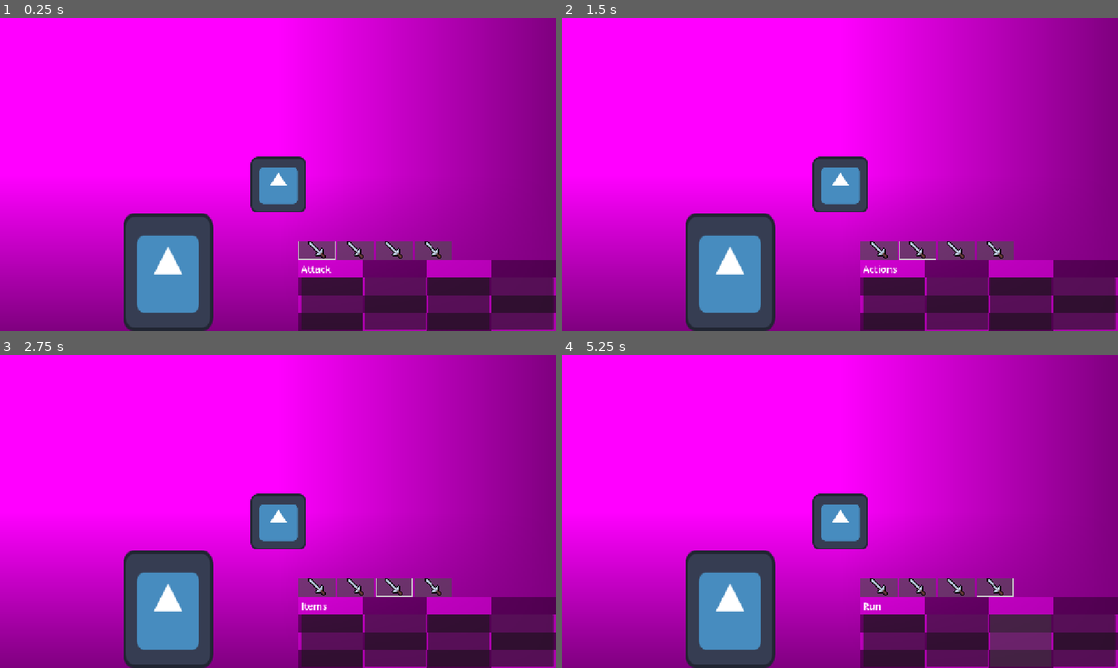
Above: before the commit, frames 1-4 (two rows, left to right).
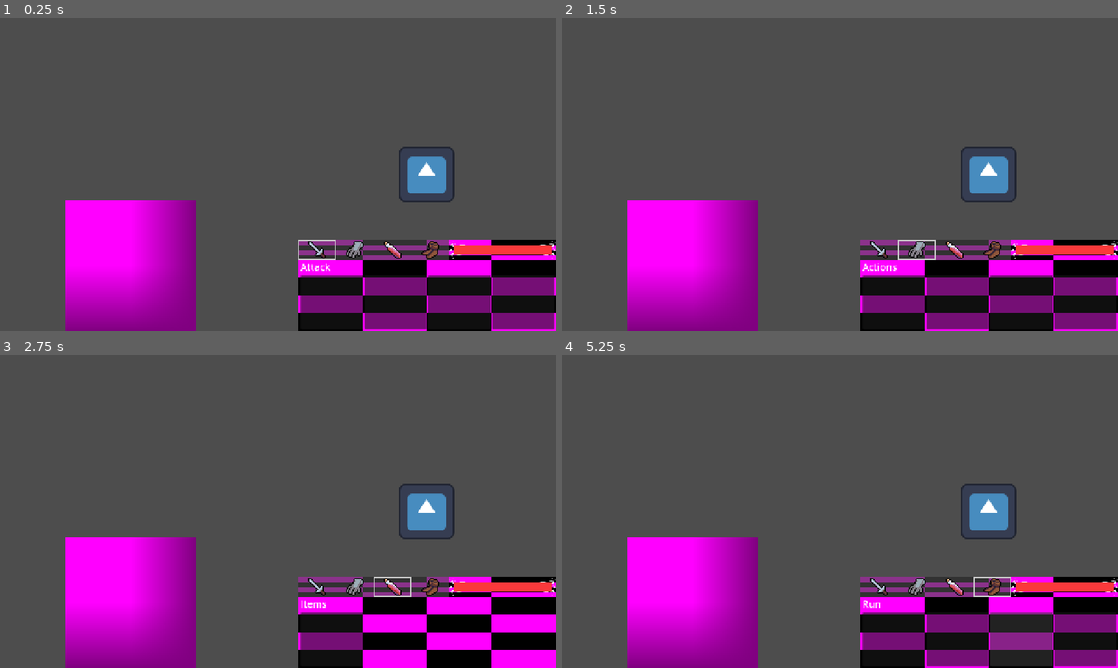
Above: after the commit, the same moments.

Repository: Akiostentar/80-Days-to-Ashes
Game: Godot game, scene res://Scenes/enemy_encounter.tscn
Two runs of this game, one before a commit and one after it. Both use one fixed random seed, a clock stepped at 60 frames per second and the inputs below. This scene is started directly instead of the project's main scene. The engine's default icon, where the game draws it, is replaced by a stand-in: a white triangle on a blue panel in a dark square.
Inputs (mouse positions are in pixels of both pictures, inside the frame that each line leads up to; where the layout moved, square brackets give the same spot in the first picture):
- Up to frame 1 (0.25 s): no input
- Up to frame 2 (1.5 s): click (878, 249) at 0.5 s; click (917, 249) at 1.25 s
- Up to frame 3 (2.75 s): click (394, 586) at 2 s
- Up to frame 4 (5.25 s): click (990, 586) [995, 586] at 2.75 s; click (895, 639) at 3.5 s; click (956, 639) at 4.25 s; click (1023, 639) [1017, 639] at 5 s

The runs differ from the first frame. In frame 1, 97% of the frame differs, in the area x 0-100%, y 0-100%; in frame 2, 97%; in frame 3, 97%; in frame 4, 97%.

Commit message:
feat: add item sheet, add more item data, and add hp bar to UI
also resized the UI again

Diff:
--- /dev/null
+++ b/Items/Consumables/hppot1.tres
@@ -0,0 +1,17 @@
+[gd_resource type="Resource" script_class="ConsumableItemData" format=3 uid="uid://cmurdsouwxcpk"]
+
+[ext_resource type="Script" uid="uid://ti6t00nufdxm" path="res://Scripts/Items/consumable_item_data.gd" id="1_k6lj1"]
+[ext_resource type="Texture2D" uid="uid://b414vhytoh7lr" path="res://Assets/Item_Sheet1.png" id="1_n6n46"]
+
+[sub_resource type="AtlasTexture" id="AtlasTexture_d8qwt"]
+atlas = ExtResource("1_n6n46")
+region = Rect2(0, 0, 16, 16)
+
+[resource]
+script = ExtResource("1_k6lj1")
+min_heal_amount = 10
+max_heal_amount = 20
+display_name = "Vial of Health"
+max_stack_size = 5
+icon = SubResource("AtlasTexture_d8qwt")
+metadata/_custom_type_script = "uid://ti6t00nufdxm"
--- a/Items/Weapons/sword1.tres
+++ b/Items/Weapons/sword1.tres
@@ -1,7 +1,13 @@
-[gd_resource type="Resource" script_class="ItemData" format=3 uid="uid://dxllpsmsmjl4p"]
+[gd_resource type="Resource" script_class="WeaponItemData" format=3 uid="uid://dxllpsmsmjl4p"]
 
-[ext_resource type="Script" uid="uid://dcl6g3t1p82w" path="res://Scripts/Items/item_data.gd" id="1_oess2"]
+[ext_resource type="Script" uid="uid://baa1jp5pom3kf" path="res://Scripts/Items/weapon_item_data.gd" id="1_oess2"]
+[ext_resource type="Texture2D" uid="uid://b414vhytoh7lr" path="res://Assets/Item_Sheet1.png" id="1_os1mg"]
+
+[sub_resource type="AtlasTexture" id="AtlasTexture_os1mg"]
+atlas = ExtResource("1_os1mg")
+region = Rect2(64, 48, 16, 16)
 
 [resource]
 script = ExtResource("1_oess2")
+icon = SubResource("AtlasTexture_os1mg")
 metadata/_custom_type_script = "uid://dcl6g3t1p82w"
--- a/Scenes/BattleUI.tscn
+++ b/Scenes/BattleUI.tscn
@@ -1,7 +1,15 @@
 [gd_scene format=3 uid="uid://b4jddjl6komah"]
 
 [ext_resource type="Script" uid="uid://d2abtlti7nc4m" path="res://Scripts/battle_ui.gd" id="1_gl3jw"]
-[ext_resource type="Texture2D" uid="uid://dd5b18niucxde" path="res://Assets/Item__00.png" id="2_d8qwt"]
+[ext_resource type="Texture2D" uid="uid://b414vhytoh7lr" path="res://Assets/Item_Sheet1.png" id="2_d8qwt"]
+[ext_resource type="Texture2D" uid="uid://uu55eodfkvwk" path="res://Assets/ProgressBars/Under.png" id="3_f6fb8"]
+[ext_resource type="Texture2D" uid="uid://c6uo6k0agyaty" path="res://Assets/ProgressBars/Progress.png" id="4_sbkf8"]
+[ext_resource type="Texture2D" uid="uid://dr2maq2e2e7sk" path="res://Assets/ProgressBars/Outline.png" id="5_sbkf8"]
+
+[sub_resource type="PlaceholderTexture2D" id="PlaceholderTexture2D_okhu5"]
+
+[sub_resource type="StyleBoxTexture" id="StyleBoxTexture_ltp5q"]
+texture = SubResource("PlaceholderTexture2D_okhu5")
 
 [sub_resource type="StyleBoxFlat" id="StyleBoxFlat_sbkf8"]
 bg_color = Color(0.3019608, 0.3019608, 0.3019608, 0.6509804)
@@ -27,10 +35,34 @@
 
 [sub_resource type="ButtonGroup" id="ButtonGroup_vxmu1"]
 
-[sub_resource type="PlaceholderTexture2D" id="PlaceholderTexture2D_qeq5k"]
+[sub_resource type="AtlasTexture" id="AtlasTexture_d8qwt"]
+atlas = ExtResource("2_d8qwt")
+region = Rect2(0, 0, 16, 16)
+
+[sub_resource type="AtlasTexture" id="AtlasTexture_205fa"]
+atlas = ExtResource("2_d8qwt")
+region = Rect2(112, 112, 16, 16)
+
+[sub_resource type="AtlasTexture" id="AtlasTexture_f6fb8"]
+atlas = ExtResource("2_d8qwt")
+region = Rect2(80, 48, 16, 16)
+
+[sub_resource type="AtlasTexture" id="AtlasTexture_7yjd7"]
+atlas = ExtResource("2_d8qwt")
+region = Rect2(48, 96, 16, 16)
+
+[sub_resource type="PlaceholderTexture2D" id="PlaceholderTexture2D_ltp5q"]
+
+[sub_resource type="StyleBoxTexture" id="StyleBoxTexture_qeq5k"]
+texture = SubResource("PlaceholderTexture2D_ltp5q")
 
 [sub_resource type="LabelSettings" id="LabelSettings_qeq5k"]
 font_size = 22
+
+[sub_resource type="StyleBoxEmpty" id="StyleBoxEmpty_vxmu1"]
+
+[sub_resource type="Theme" id="Theme_d8qwt"]
+HScrollBar/styles/scroll = SubResource("StyleBoxEmpty_vxmu1")
 
 [node name="Battle UI" type="Control" unique_id=397725992]
 texture_filter = 1
@@ -45,126 +77,159 @@
 grow_vertical = 2
 script = ExtResource("1_gl3jw")
 
-[node name="Buttons" type="VBoxContainer" parent="." unique_id=263720134]
-texture_filter = 1
+[node name="Category Menu" type="Panel" parent="." unique_id=1442233848]
 layout_mode = 1
 anchors_preset = -1
-anchor_right = 0.595
+anchor_top = -0.0050000004
+anchor_right = 1.0
 anchor_bottom = 0.216
-offset_right = 0.16497803
-offset_bottom = -0.03200531
+offset_top = 0.04000008
+offset_bottom = 0.071998596
+theme_override_styles/panel = SubResource("StyleBoxTexture_ltp5q")
+
+[node name="HBoxContainer" type="HBoxContainer" parent="Category Menu" unique_id=946987777]
+layout_mode = 0
+offset_right = 346.0
+offset_bottom = 46.0
+size_flags_vertical = 3
+theme_override_constants/separation = 1
+
+[node name="Attack" type="Button" parent="Category Menu/HBoxContainer" unique_id=2039991748]
+layout_mode = 2
+size_flags_horizontal = 3
+theme_override_styles/normal = SubResource("StyleBoxFlat_sbkf8")
+theme_override_styles/pressed = SubResource("StyleBoxFlat_6eyfp")
+theme_override_styles/hover = SubResource("StyleBoxFlat_d8qwt")
+toggle_mode = true
+button_pressed = true
+button_group = SubResource("ButtonGroup_vxmu1")
+icon = SubResource("AtlasTexture_d8qwt")
+icon_alignment = 1
+expand_icon = true
+
+[node name="Action" type="Button" parent="Category Menu/HBoxContainer" unique_id=1522666081]
+layout_mode = 2
+size_flags_horizontal = 3
+theme_override_styles/normal = SubResource("StyleBoxFlat_sbkf8")
+theme_override_styles/pressed = SubResource("StyleBoxFlat_6eyfp")
+theme_override_styles/hover = SubResource("StyleBoxFlat_d8qwt")
+toggle_mode = true
+button_group = SubResource("ButtonGroup_vxmu1")
+icon = SubResource("AtlasTexture_205fa")
+icon_alignment = 1
+expand_icon = true
+
+[node name="Items" type="Button" parent="Category Menu/HBoxContainer" unique_id=2008339554]
+layout_mode = 2
+size_flags_horizontal = 3
+theme_override_styles/normal = SubResource("StyleBoxFlat_sbkf8")
+theme_override_styles/pressed = SubResource("StyleBoxFlat_6eyfp")
+theme_override_styles/hover = SubResource("StyleBoxFlat_d8qwt")
+toggle_mode = true
+button_group = SubResource("ButtonGroup_vxmu1")
+icon = SubResource("AtlasTexture_f6fb8")
+icon_alignment = 1
+expand_icon = true
+
+[node name="Run" type="Button" parent="Category Menu/HBoxContainer" unique_id=1032483797]
+layout_mode = 2
+size_flags_horizontal = 3
+theme_override_styles/normal = SubResource("StyleBoxFlat_sbkf8")
+theme_override_styles/pressed = SubResource("StyleBoxFlat_6eyfp")
+theme_override_styles/hover = SubResource("StyleBoxFlat_d8qwt")
+toggle_mode = true
+button_group = SubResource("ButtonGroup_vxmu1")
+icon = SubResource("AtlasTexture_7yjd7")
+icon_alignment = 1
+expand_icon = true
+
+[node name="HP" type="TextureProgressBar" parent="Category Menu" unique_id=1185751861]
+layout_mode = 1
+anchors_preset = 15
+anchor_right = 1.0
+anchor_bottom = 1.0
+offset_left = 358.0
+offset_top = 12.0
+offset_right = -10.0
+offset_bottom = -14.0
 grow_horizontal = 2
-
-[node name="HBoxContainer" type="HBoxContainer" parent="Buttons" unique_id=946987777]
-layout_mode = 2
-size_flags_vertical = 3
-
-[node name="Attack" type="Button" parent="Buttons/HBoxContainer" unique_id=2039991748]
-layout_mode = 2
-size_flags_horizontal = 3
-theme_override_styles/normal = SubResource("StyleBoxFlat_sbkf8")
-theme_override_styles/pressed = SubResource("StyleBoxFlat_6eyfp")
-theme_override_styles/hover = SubResource("StyleBoxFlat_d8qwt")
-toggle_mode = true
-button_pressed = true
-button_group = SubResource("ButtonGroup_vxmu1")
-icon = ExtResource("2_d8qwt")
-icon_alignment = 1
-expand_icon = true
-
-[node name="Action" type="Button" parent="Buttons/HBoxContainer" unique_id=1522666081]
-layout_mode = 2
-size_flags_horizontal = 3
-theme_override_styles/normal = SubResource("StyleBoxFlat_sbkf8")
-theme_override_styles/pressed = SubResource("StyleBoxFlat_6eyfp")
-theme_override_styles/hover = SubResource("StyleBoxFlat_d8qwt")
-toggle_mode = true
-button_group = SubResource("ButtonGroup_vxmu1")
-icon = ExtResource("2_d8qwt")
-icon_alignment = 1
-expand_icon = true
-
-[node name="Items" type="Button" parent="Buttons/HBoxContainer" unique_id=2008339554]
-layout_mode = 2
-size_flags_horizontal = 3
-theme_override_styles/normal = SubResource("StyleBoxFlat_sbkf8")
-theme_override_styles/pressed = SubResource("StyleBoxFlat_6eyfp")
-theme_override_styles/hover = SubResource("StyleBoxFlat_d8qwt")
-toggle_mode = true
-button_group = SubResource("ButtonGroup_vxmu1")
-icon = ExtResource("2_d8qwt")
-icon_alignment = 1
-expand_icon = true
-
-[node name="Run" type="Button" parent="Buttons/HBoxContainer" unique_id=1032483797]
-layout_mode = 2
-size_flags_horizontal = 3
-theme_override_styles/normal = SubResource("StyleBoxFlat_sbkf8")
-theme_override_styles/pressed = SubResource("StyleBoxFlat_6eyfp")
-theme_override_styles/hover = SubResource("StyleBoxFlat_d8qwt")
-toggle_mode = true
-button_group = SubResource("ButtonGroup_vxmu1")
-icon = ExtResource("2_d8qwt")
-icon_alignment = 1
-expand_icon = true
-
-[node name="Menu" type="VBoxContainer" parent="." unique_id=748146107]
-texture_filter = 1
+grow_vertical = 2
+value = 100.0
+texture_under = ExtResource("3_f6fb8")
+texture_progress = ExtResource("4_sbkf8")
+tint_progress = Color(0.98039216, 0.22352941, 0.23137255, 1)
+
+[node name="Sprite2D" type="Sprite2D" parent="Category Menu/HP" unique_id=1665209287]
+position = Vector2(112, 10)
+scale = Vector2(0.2565658, 0.48571387)
+texture = ExtResource("5_sbkf8")
+
+[node name="Action Menu" type="Panel" parent="." unique_id=76322116]
 layout_mode = 1
 anchors_preset = -1
 anchor_top = 0.21800001
 anchor_right = 1.0
-anchor_bottom = 1.0
-offset_top = 0.039993286
-offset_bottom = 1.0000305
+anchor_bottom = 1.0020001
+offset_top = 0.039970398
+offset_bottom = -0.032043457
+size_flags_vertical = 3
+theme_override_styles/panel = SubResource("StyleBoxTexture_qeq5k")
+
+[node name="Menu" type="VBoxContainer" parent="Action Menu" unique_id=682224449]
+texture_filter = 1
+layout_mode = 1
+anchors_preset = -1
+anchor_left = 0.008
+anchor_right = 0.99300003
+anchor_bottom = 0.97300005
+offset_left = 0.25599957
+offset_top = -0.38397217
+offset_right = 0.15100098
+offset_bottom = 0.01701355
 grow_horizontal = 2
-
-[node name="TextureRect" type="TextureRect" parent="Menu" unique_id=718102146]
-modulate = Color(1, 1, 1, 0.37254903)
-layout_mode = 2
-size_flags_vertical = 3
-texture = SubResource("PlaceholderTexture2D_qeq5k")
-
-[node name="Buttons2" type="VBoxContainer" parent="." unique_id=682224449]
-texture_filter = 1
-layout_mode = 1
-anchors_preset = -1
-anchor_left = 0.009000001
-anchor_top = 0.23700002
-anchor_right = 0.99000007
-anchor_bottom = 0.98700005
-offset_left = 0.47999954
-offset_top = 0.35998535
-offset_right = -0.20007324
-offset_bottom = 0.35998535
-grow_horizontal = 2
-
-[node name="Label" type="Label" parent="Buttons2" unique_id=1005315701]
+alignment = 1
+
+[node name="Label" type="Label" parent="Action Menu/Menu" unique_id=1005315701]
 layout_mode = 2
 text = "Text Here"
 label_settings = SubResource("LabelSettings_qeq5k")
 
-[node name="HBoxContainer" type="HBoxContainer" parent="Buttons2" unique_id=1131993112]
-layout_mode = 2
-size_flags_vertical = 3
-
-[node name="Option1" type="Button" parent="Buttons2/HBoxContainer" unique_id=2092457070]
-layout_mode = 2
-size_flags_horizontal = 3
-
-[node name="Option2" type="Button" parent="Buttons2/HBoxContainer" unique_id=1088923062]
-layout_mode = 2
-size_flags_horizontal = 3
-
-[node name="Option3" type="Button" parent="Buttons2/HBoxContainer" unique_id=1020849767]
-layout_mode = 2
-size_flags_horizontal = 3
-
-[node name="Option4" type="Button" parent="Buttons2/HBoxContainer" unique_id=963973548]
-layout_mode = 2
-size_flags_horizontal = 3
-
-[connection signal="pressed" from="Buttons/HBoxContainer/Attack" to="." method="_on_attack_pressed"]
-[connection signal="pressed" from="Buttons/HBoxContainer/Action" to="." method="_on_action_pressed"]
-[connection signal="pressed" from="Buttons/HBoxContainer/Items" to="." method="_on_items_pressed"]
-[connection signal="pressed" from="Buttons/HBoxContainer/Run" to="." method="_on_run_pressed"]
+[node name="Actions" type="HBoxContainer" parent="Action Menu/Menu" unique_id=1131993112]
+visible = false
+layout_mode = 2
+size_flags_vertical = 3
+
+[node name="Option1" type="Button" parent="Action Menu/Menu/Actions" unique_id=2092457070]
+layout_mode = 2
+size_flags_horizontal = 3
+
+[node name="Option2" type="Button" parent="Action Menu/Menu/Actions" unique_id=1088923062]
+layout_mode = 2
+size_flags_horizontal = 3
+
+[node name="Option3" type="Button" parent="Action Menu/Menu/Actions" unique_id=1020849767]
+layout_mode = 2
+size_flags_horizontal = 3
+
+[node name="Option4" type="Button" parent="Action Menu/Menu/Actions" unique_id=963973548]
+layout_mode = 2
+size_flags_horizontal = 3
+
+[node name="Inventory" type="ScrollContainer" parent="Action Menu/Menu" unique_id=585508941]
+layout_mode = 2
+size_flags_vertical = 3
+theme = SubResource("Theme_d8qwt")
+
+[node name="HBoxContainer" type="HBoxContainer" parent="Action Menu/Menu/Inventory" unique_id=18258318]
+layout_mode = 2
+size_flags_horizontal = 3
+size_flags_vertical = 3
+
+[node name="Option1" type="Button" parent="Action Menu/Menu/Inventory/HBoxContainer" unique_id=1298074461]
+custom_minimum_size = Vector2(143, 0)
+layout_mode = 2
+
+[connection signal="pressed" from="Category Menu/HBoxContainer/Attack" to="." method="_on_attack_pressed"]
+[connection signal="pressed" from="Category Menu/HBoxContainer/Action" to="." method="_on_action_pressed"]
+[connection signal="pressed" from="Category Menu/HBoxContainer/Items" to="." method="_on_items_pressed"]
+[connection signal="pressed" from="Category Menu/HBoxContainer/Run" to="." method="_on_run_pressed"]
--- a/Scenes/Player.tscn
+++ b/Scenes/Player.tscn
@@ -1,7 +1,8 @@
 [gd_scene format=3 uid="uid://c0gkatg2ko3jo"]
 
 [ext_resource type="Script" uid="uid://db4jbcndm7xwu" path="res://Scripts/player.gd" id="1_kyqiw"]
-[ext_resource type="Texture2D" uid="uid://dm47f72q5wi5i" path="res://icon.svg" id="1_rpqav"]
+
+[sub_resource type="PlaceholderTexture2D" id="PlaceholderTexture2D_sbkf8"]
 
 [sub_resource type="SpriteFrames" id="SpriteFrames_qeq5k"]
 
@@ -9,8 +10,8 @@
 script = ExtResource("1_kyqiw")
 
 [node name="Sprite2D" type="Sprite2D" parent="." unique_id=1470833685]
-scale = Vector2(1.625, 2.125)
-texture = ExtResource("1_rpqav")
+scale = Vector2(300, 300)
+texture = SubResource("PlaceholderTexture2D_sbkf8")
 
 [node name="AnimatedSprite2D" type="AnimatedSprite2D" parent="." unique_id=630340990]
 sprite_frames = SubResource("SpriteFrames_qeq5k")
--- a/Scenes/enemy_encounter.tscn
+++ b/Scenes/enemy_encounter.tscn
@@ -14,6 +14,7 @@
 enemy = NodePath("Enemy placement/Goblin")
 
 [node name="Sprite2D" type="Sprite2D" parent="." unique_id=1459453531]
+visible = false
 position = Vector2(639.74994, 360.00006)
 scale = Vector2(1280.4999, 720.00006)
 texture = SubResource("PlaceholderTexture2D_qeq5k")
@@ -28,10 +29,10 @@
 position = Vector2(77.49997, 0)
 
 [node name="Goblin" parent="Enemy placement" unique_id=1652504916 instance=ExtResource("2_k8f17")]
-position = Vector2(563.5, 384)
+position = Vector2(904.5, 360)
 
 [node name="Player" parent="." unique_id=422262428 instance=ExtResource("3_mr7g5")]
-position = Vector2(387, 585)
+position = Vector2(301, 570)
 
 [node name="UI" type="CanvasLayer" parent="Player" unique_id=298991704]
 
--- /dev/null
+++ b/Scripts/Items/consumable_item_data.gd
@@ -0,0 +1,6 @@
+class_name ConsumableItemData
+extends ItemData
+
+@export var is_healing_item: bool
+@export var min_heal_amount: int
+@export var max_heal_amount: int
--- a/Scripts/Items/item_data.gd
+++ b/Scripts/Items/item_data.gd
@@ -4,6 +4,8 @@
 @export var display_name: String
 @export var description: String
 @export var max_stack_size: int = 1
-@export var icon: Texture
+@export var icon: AtlasTexture
 @export var equip_scene: PackedScene
 @export_enum("Common", "Uncommon", "Rare") var rarity = "Common"
+@export var upgradable: bool
+@export var max_upgrade: int
--- /dev/null
+++ b/Scripts/Items/weapon_item_data.gd
@@ -0,0 +1,6 @@
+class_name WeaponItemData
+extends ItemData
+
+@export var damage: int
+@export var crit_multiplier: float
+@export var crit_rate: float
--- a/Scripts/battle_ui.gd
+++ b/Scripts/battle_ui.gd
@@ -1,17 +1,31 @@
 extends Control
-@onready var label: Label = $Buttons2/Label
+
+@onready var label: Label = $"Action Menu/Menu/Label"
+@onready var actions: HBoxContainer = $"Action Menu/Menu/Actions"
+@onready var inventory: ScrollContainer = $"Action Menu/Menu/Inventory"
 
 func _ready() -> void:
 	label.text = "Attack"
+	actions.visible = true
+	inventory.visible = false
+
 
 func _on_attack_pressed() -> void:
 	label.text = "Attack"
+	actions.visible = true
+	inventory.visible = false
 
 func _on_action_pressed() -> void:
 	label.text = "Actions"
+	actions.visible = true
+	inventory.visible = false
 
 func _on_items_pressed() -> void:
 	label.text = "Items"
+	actions.visible = false
+	inventory.visible = true
 
 func _on_run_pressed() -> void:
 	label.text = "Run"
+	actions.visible = true
+	inventory.visible = false
Binary file added: Assets/Item_Sheet1.png
Not shown, added: Assets/Item_Sheet1.png.import
Binary file added: Assets/Item_Sheet2.png
Not shown, changed: Assets/Item_Sheet2.png.import
Binary file removed: Assets/Item__00.png
Binary file added: Assets/ProgressBars/Outline.png
Not shown, added: Assets/ProgressBars/Outline.png.import
Binary file added: Assets/ProgressBars/Progress.png
Not shown, added: Assets/ProgressBars/Progress.png.import
Binary file added: Assets/ProgressBars/Under.png
Not shown, added: Assets/ProgressBars/Under.png.import
Not shown, added: Scripts/Items/consumable_item_data.gd.uid
(and 1 more such lines)
